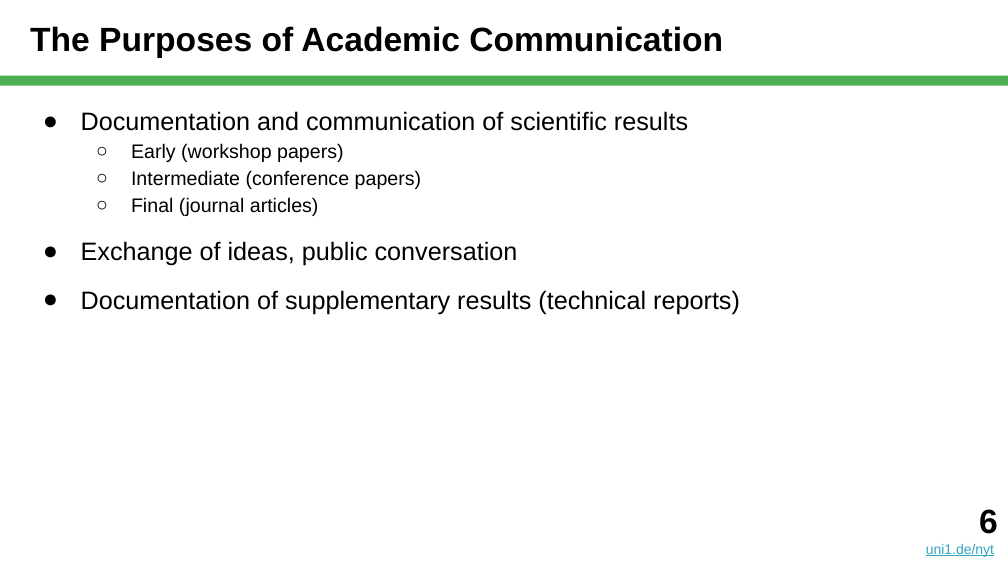
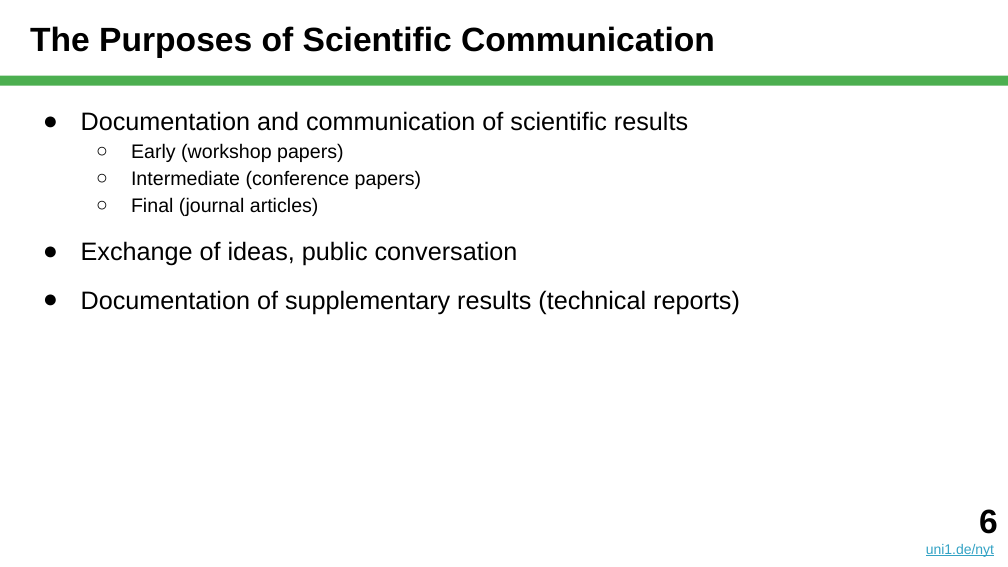
Before and after one commit to dirkriehle/nyt-course, a slide deck: slide 6 of Lecture slides/NYT E02 - Scientific Publishing.pptx. Drawn at 1008x567 pixels with LibreOffice and Linux fonts; fonts in the diff are those of the drawing. Boxes give left, top, right and bottom in pixels: in the first picture for what was removed or moved away, otherwise in the second. Text is boxed around its words. In the diff, an @@ line names an element or a change of style, - is before the commit and + after.

```diff
--- a/Lecture slides/NYT E02 - Scientific Publishing.pptx
+++ b/Lecture slides/NYT E02 - Scientific Publishing.pptx
@@ title at <box>30,26,715,58</box>: text changed @@
-The Purposes of Academic Communication
+The Purposes of Scientific Communication
```
Also in this commit, not shown: 1 other slide changed, 3 other files.
